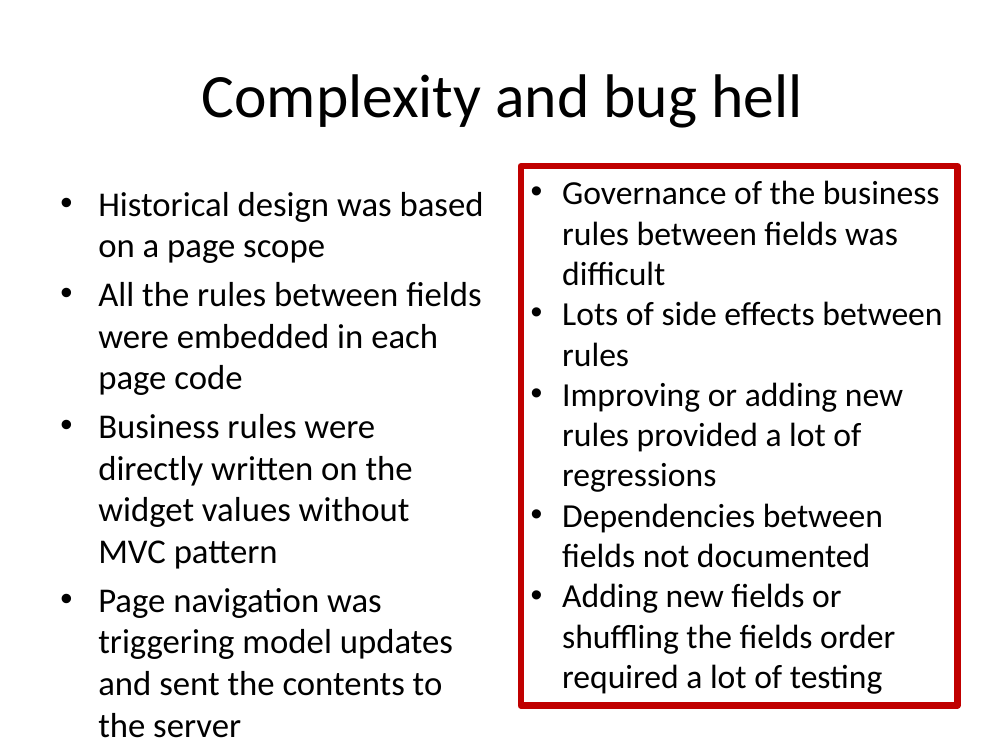
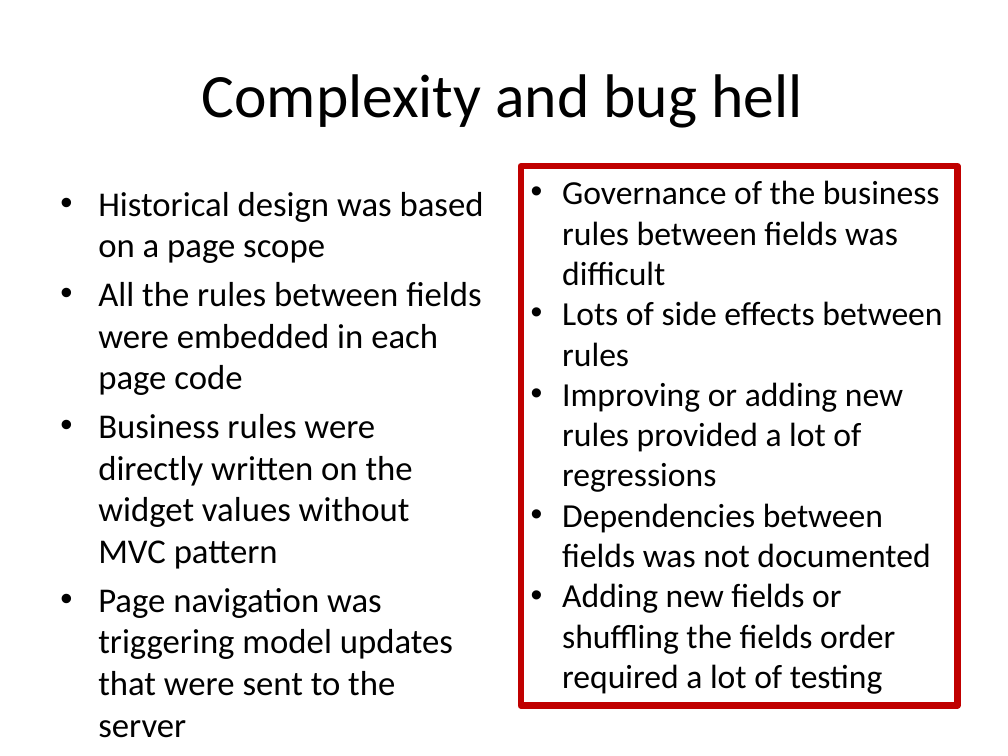
Before and after one commit to lesfurets/mdl4ui, a slide deck: slide 6 of mdl4ui-docs/mdl4ui_cg2013.pptx. Drawn at 1008x756 pixels with LibreOffice and Linux fonts; fonts in the diff are those of the drawing. Boxes give left, top, right and bottom in pixels: in the first picture for what was removed or moved away, otherwise in the second. Text is boxed around its words. In the diff, an @@ line names an element or a change of style, - is before the commit and + after.

Commit message:
udpated field & screen class diagrams
typo in PPT

```diff
--- a/mdl4ui-docs/mdl4ui_cg2013.pptx
+++ b/mdl4ui-docs/mdl4ui_cg2013.pptx
@@ text in rectangle at (x1=562, y1=503, x2=930, y2=568): text changed @@
-• Dependencies between fields not documented
+• Dependencies between fields was not documented
@@ text at (x1=98, y1=588, x2=453, y2=738): text changed @@
-• Page navigation was triggering model updates and sent the contents to the server
+• Page navigation was triggering model updates that were sent to the server
```
Also in this commit, not shown: 10 other slides changed, 3 other files.
